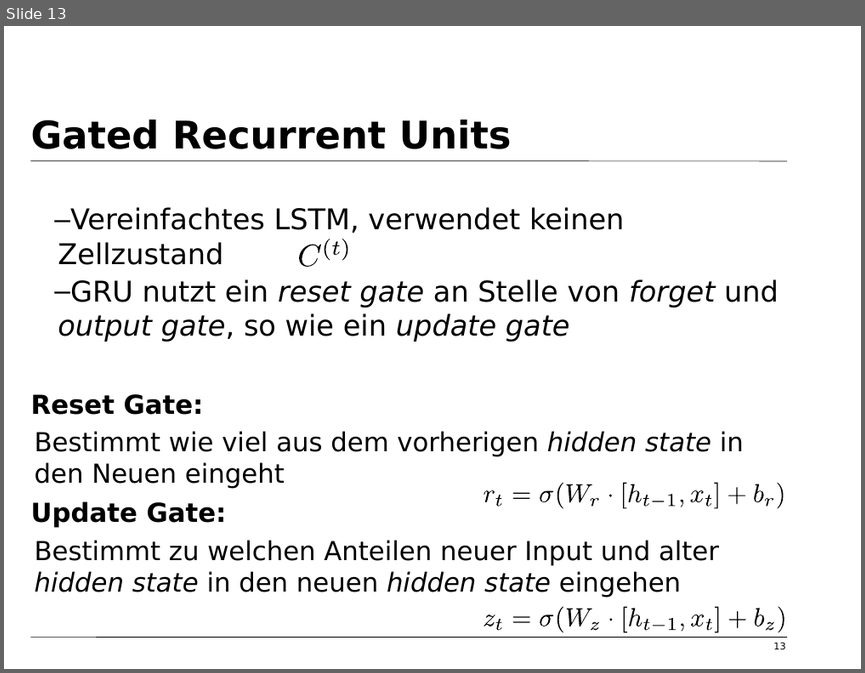
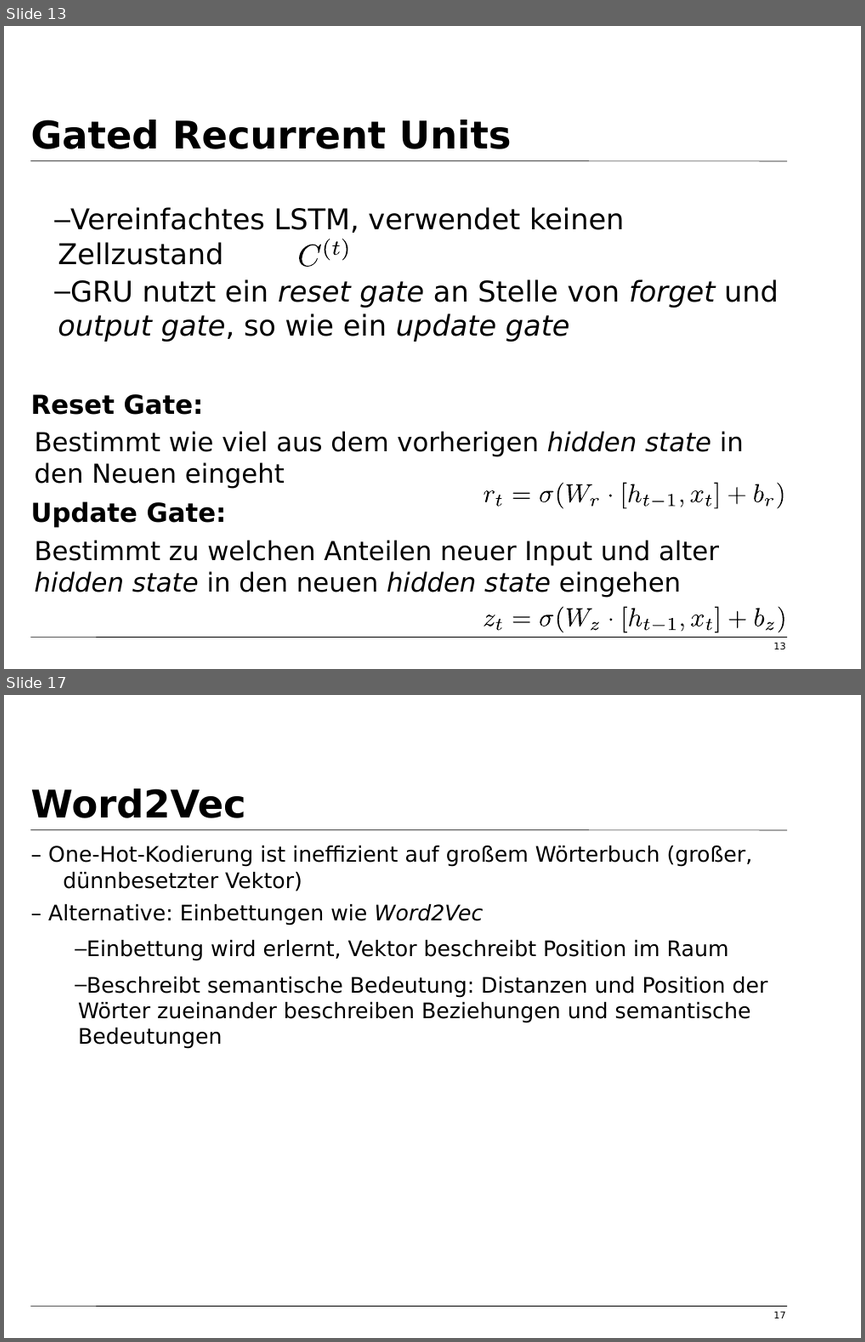
Before and after one commit to tfassbender/deep_learning_team_rnn, a slide deck: vorlesung/vorlesung_rnn_lstm_malte.odp. Shown one above the other, each under a label of ours: slide 13 before the commit, slides 13 and 17 after it; the slides between them are not shown. The pictures are 865x673 and 865x1342 pixels, drawn with LibreOffice and Linux fonts; fonts in the diff are those of the drawing; background and template pictures are left out. Boxes give left, top, right and bottom in pixels: in the first picture for what was removed or moved away, otherwise in the second. Text is boxed around its words. In the diff, an @@ line names an element or a change of style, - is before the commit and + after.

Commit message:
Word Embeddings hinzugefügt

```diff
--- a/vorlesung/vorlesung_rnn_lstm_malte.odp
+++ b/vorlesung/vorlesung_rnn_lstm_malte.odp
@@ slide 17 added at bbox=[4, 695, 861, 1338], background #FFFFFF; not listed: 2 template elements that a slide beside it also shows @@
@@ title added at bbox=[31, 789, 246, 818], 32 pt, text #000000, bold @@
+Word2Vec
@@ text added at bbox=[48, 845, 768, 1049], 18 pt, text #000000 @@
+– One-Hot-Kodierung ist ineffizient auf großem Wörterbuch (großer, dünnbesetzter Vektor)
+– Alternative: Einbettungen wie Word2Vec
+  – Einbettung wird erlernt, Vektor beschreibt Position im Raum
+  – Beschreibt semantische Bedeutung: Distanzen und Position der Wörter zueinander beschreiben Beziehungen und semantische Bedeutungen
@@ page number added at bbox=[773, 1311, 785, 1318], 8 pt, text #000000 @@
+17
```
Also in this commit, not shown: 6 slides changed, 2 other slides added.
